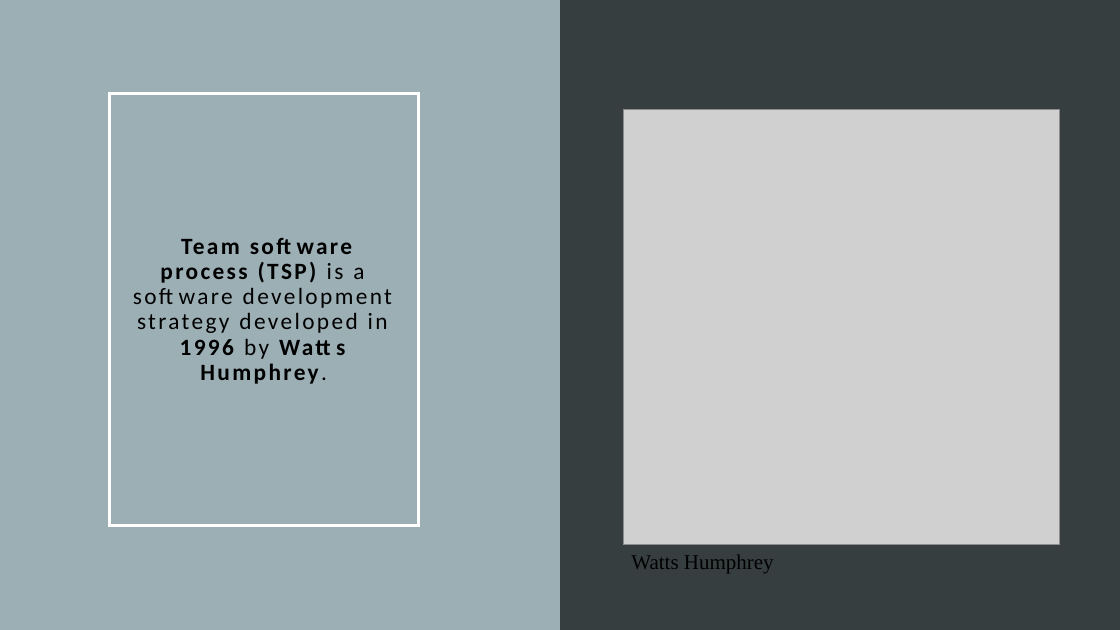
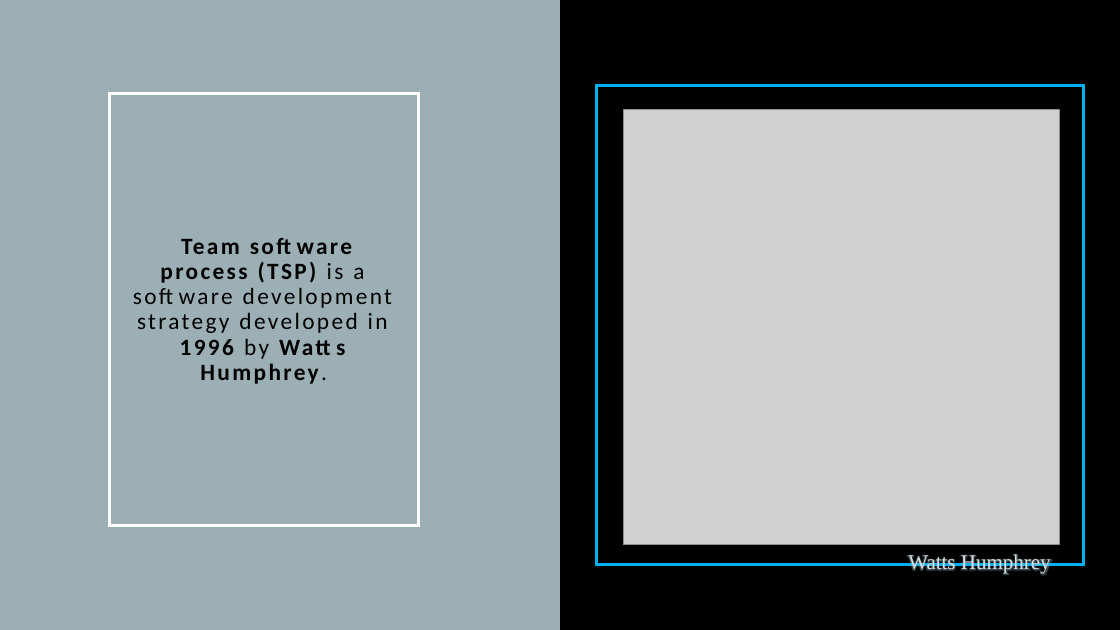
Before and after one commit to eduardamsc/FEUP-ESOF, a slide deck: slide 2 of Slide deck.pptx. Drawn at 1120x630 pixels with LibreOffice and Linux fonts; fonts in the diff are those of the drawing; grey boxes stand for pictures. Boxes give left, top, right and bottom in pixels: in the first picture for what was removed or moved away, otherwise in the second. Text is boxed around its words. In the diff, an @@ line names an element or a change of style, - is before the commit and + after.

```diff
--- a/Slide deck.pptx
+++ b/Slide deck.pptx
@@ background #383E40 to #000000 @@
@@ rectangle added at (597, 86, 1083, 565), outline #00B0F0 2.5 pt @@
@@ text "Watts Humphrey" at (908, 553, 1051, 574): text colour #000000 to #D9DDDF; alignment left to right @@
```
Also in this commit, not shown: 8 other slides changed, 1 other file.
